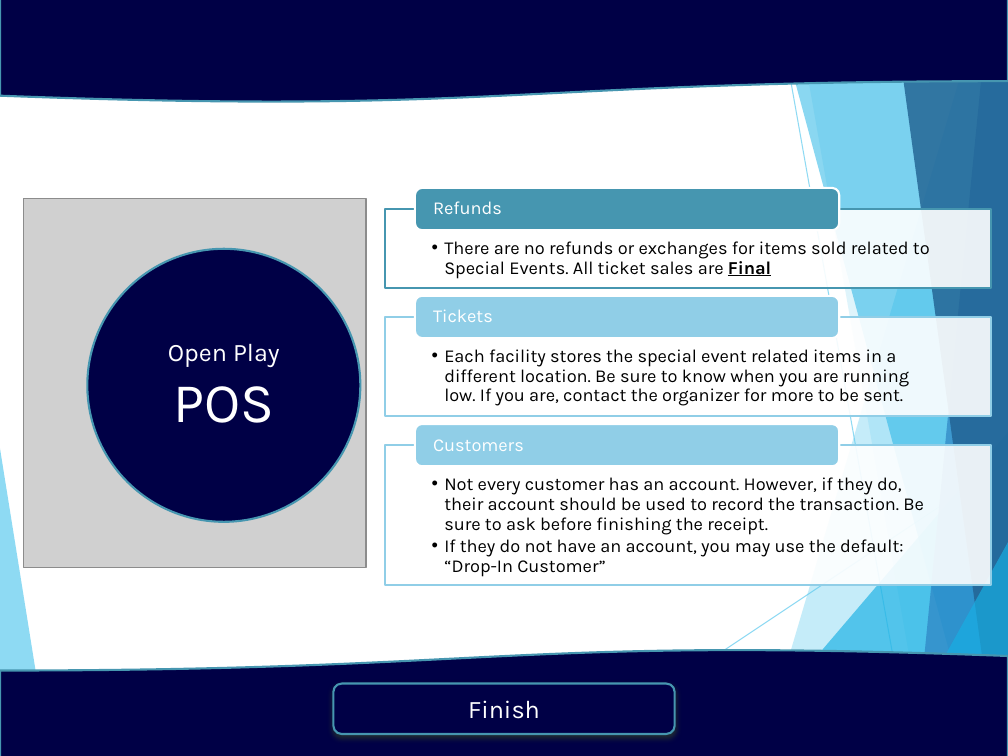
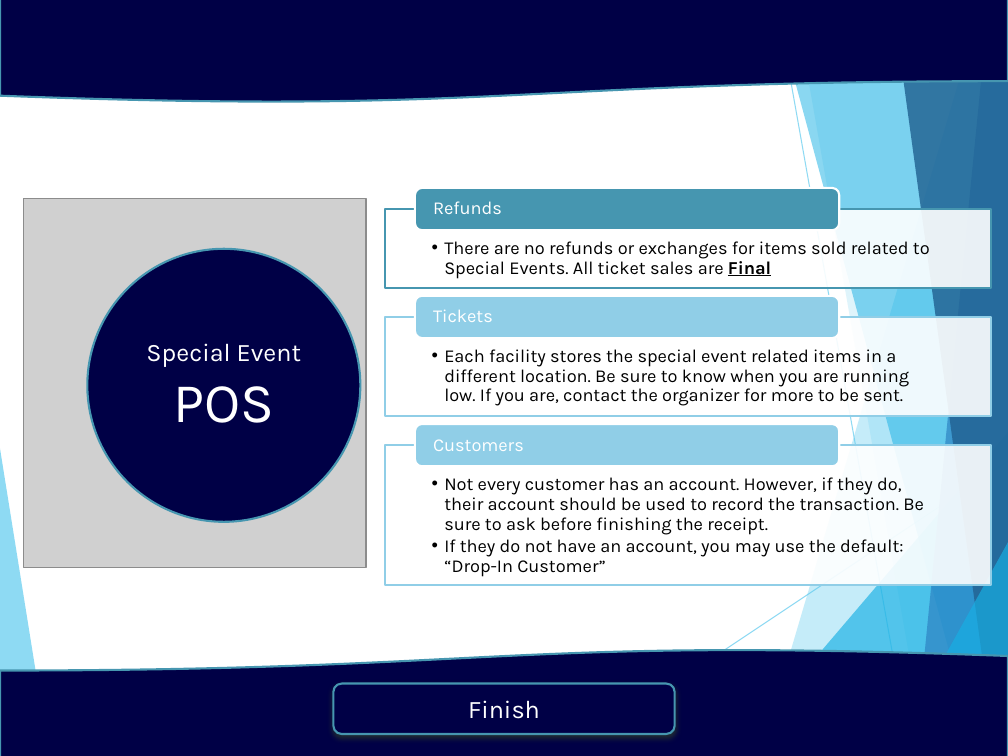
Before and after one commit to jstngoulet/ActiveNet_Trainer, a slide deck: slide 6 of ActiveNet Trainer/PowerPoint Creations/POS-Policy.pptx. Drawn at 1008x756 pixels with LibreOffice and Linux fonts; fonts in the diff are those of the drawing; grey boxes stand for pictures. Boxes give left, top, right and bottom in pixels: in the first picture for what was removed or moved away, otherwise in the second. Text is boxed around its words. In the diff, an @@ line names an element or a change of style, - is before the commit and + after.

```diff
--- a/ActiveNet Trainer/PowerPoint Creations/POS-Policy.pptx
+++ b/ActiveNet Trainer/PowerPoint Creations/POS-Policy.pptx
@@ text in ellipse at (x1=146, y1=343, x2=301, y2=367): text changed @@
-Open Play
+Special Event
```
Also in this commit, not shown: 16 other files.
